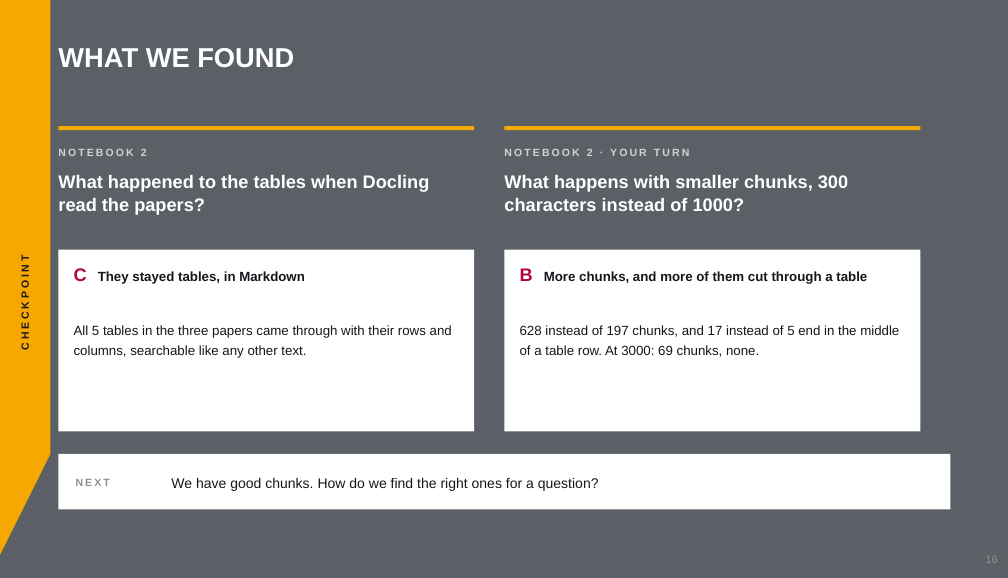
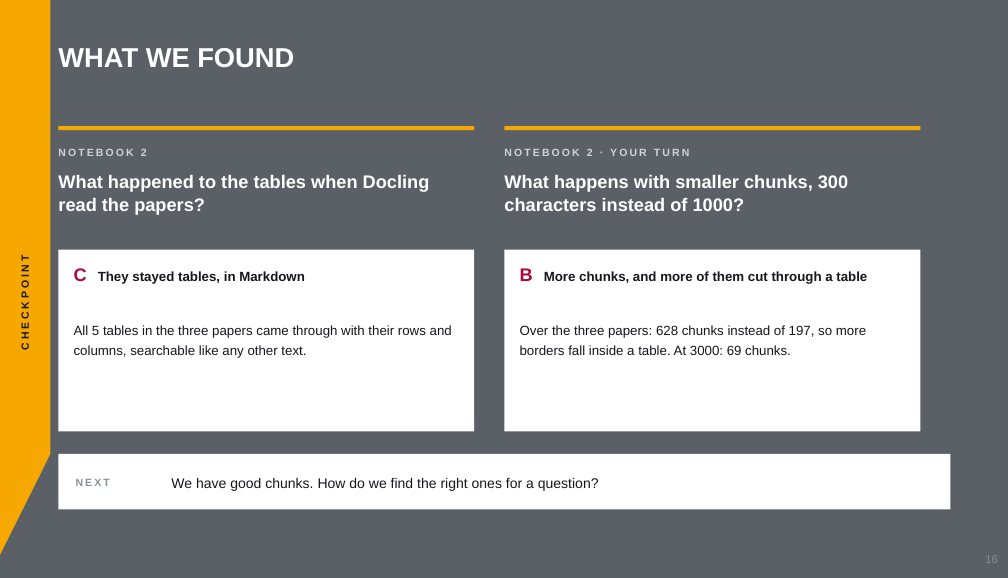
Before and after one commit to aihpi/workshop-rag-basics, a slide deck: slide 16 of workshop/slides/rag-workshop.pptx. Drawn at 1008x578 pixels with LibreOffice and Linux fonts; fonts in the diff are those of the drawing. Boxes give left, top, right and bottom in pixels: in the first picture for what was removed or moved away, otherwise in the second. Text is boxed around its words. In the diff, an @@ line names an element or a change of style, - is before the commit and + after.

```diff
--- a/workshop/slides/rag-workshop.pptx
+++ b/workshop/slides/rag-workshop.pptx
@@ text at bbox=[520, 325, 866, 355]: text changed @@
-628 instead of 197 chunks, and 17 instead of 5 end in the middle of a table row. At 3000: 69 chunks, none.
+Over the three papers: 628 chunks instead of 197, so more borders fall inside a table. At 3000: 69 chunks.
```
Also in this commit, not shown: 8 other slides changed, 2 other files.
